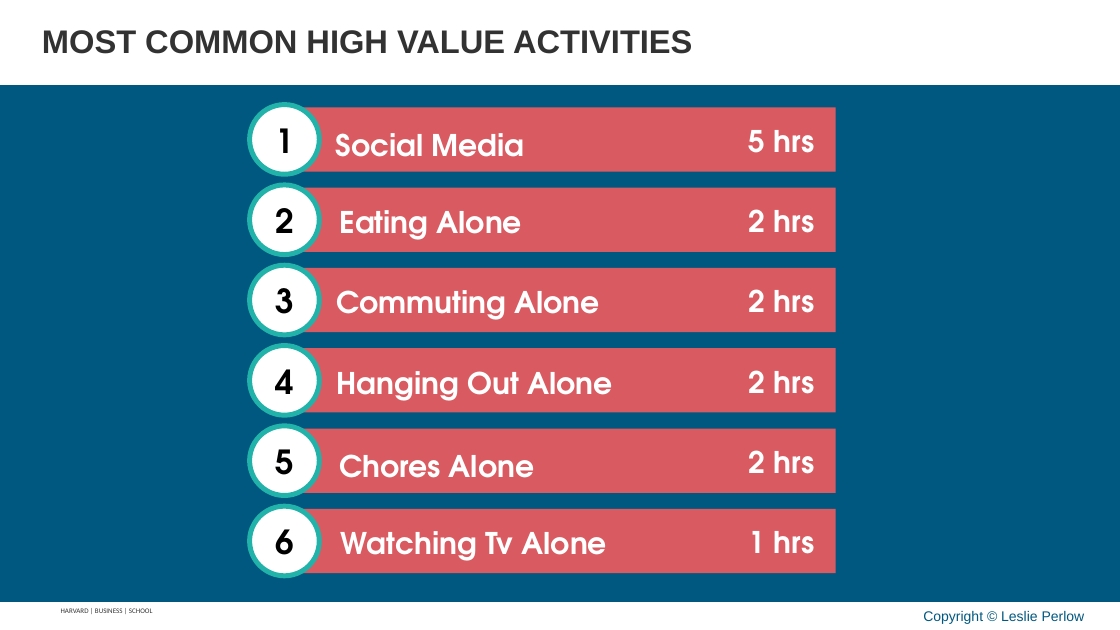
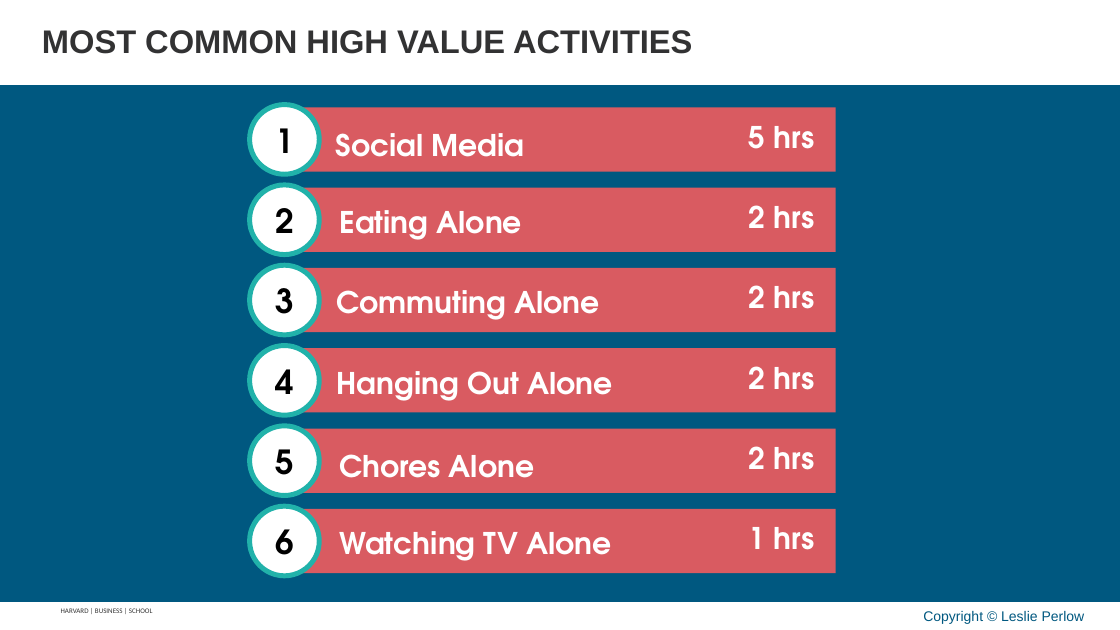
Before and after one commit to APPLITICS/lifematrix-deck-automation, a slide deck: slide 34 of outputs/generated_slides.pptx. Drawn at 1120x630 pixels with LibreOffice and Linux fonts; fonts in the diff are those of the drawing; background and template pictures are left out. Boxes give left, top, right and bottom in pixels: in the first picture for what was removed or moved away, otherwise in the second. Text is boxed around its words. In the diff, an @@ line names an element or a change of style, - is before the commit and + after.

```diff
--- a/outputs/generated_slides.pptx
+++ b/outputs/generated_slides.pptx
@@ text at [339,531,612,561]: text changed @@
-Watching Tv Alone
+Watching TV Alone
@@ 6 texts: place and size @@
-6 texts at [749,130,815,554]
+6 texts at [749,126,815,550]
```
Also in this commit, not shown: 13 other slides changed, 21 slides added.
